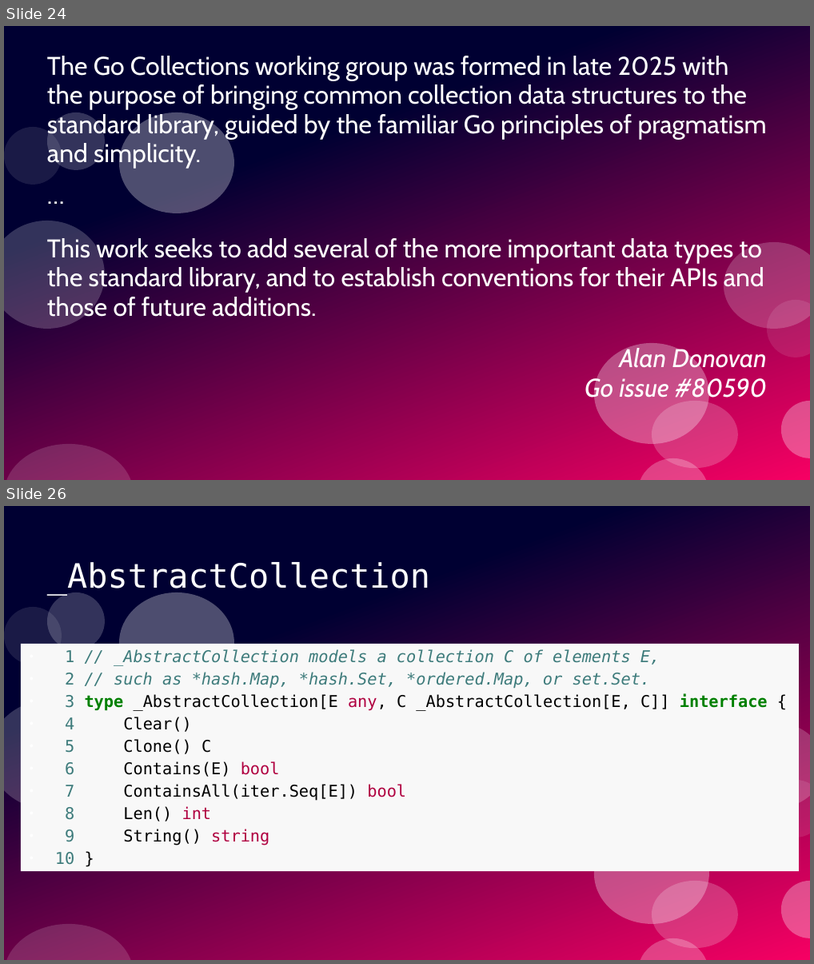
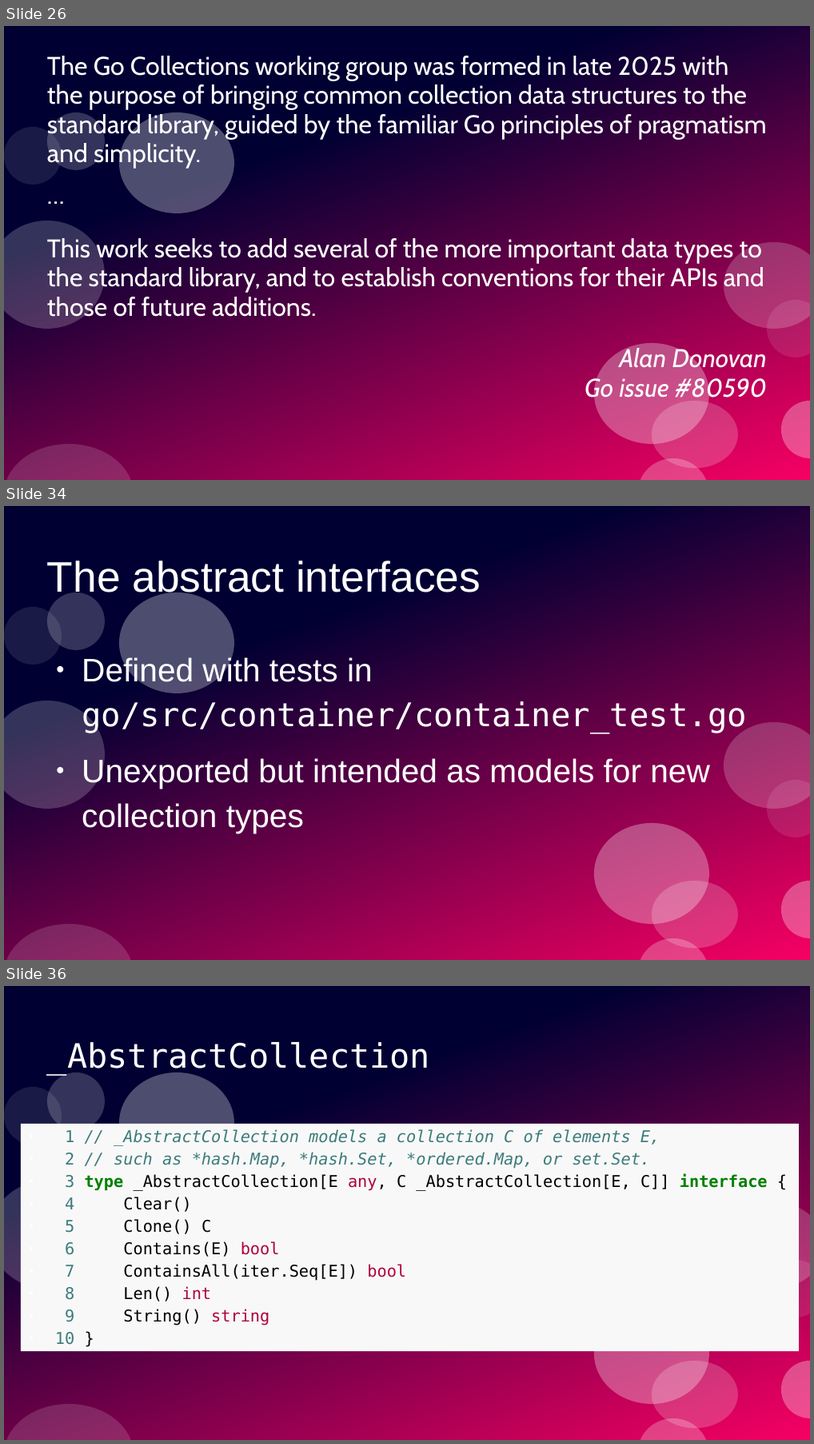
Before and after one commit to ramalho/sets-in-go, a slide deck: sets-in-go.odp. Shown one above the other, each under a label of ours: slides 24 and 26 before the commit, slides 26, 34 and 36 after it; the slides between them are not shown. The pictures are 814x964 and 814x1444 pixels, drawn with LibreOffice and Linux fonts; fonts in the diff are those of the drawing. Boxes give left, top, right and bottom in pixels: in the first picture for what was removed or moved away, otherwise in the second. Text is boxed around its words. In the diff, an @@ line names an element or a change of style, - is before the commit and + after.

```diff
--- a/sets-in-go.odp
+++ b/sets-in-go.odp
@@ slide 34 added at box(4, 506, 810, 960), background #FFFFFF; not listed: 12 template elements that a slide beside it also shows @@
@@ title added at box(47, 560, 481, 600), 42 pt, text #FFFFFF @@
+The abstract interfaces
@@ text added at box(82, 656, 747, 833), 32 pt, text #FFFFFF @@
+● Defined with tests in go/src/container/container_test.go
+● Unexported but intended as models for new collection types
@@ what was slide 24 is now slide 26 @@
@@ what was slide 26 is now slide 36 @@
```
Also in this commit, not shown: 9 slides changed, 11 other slides added, 2 slides removed, 2 other files.
